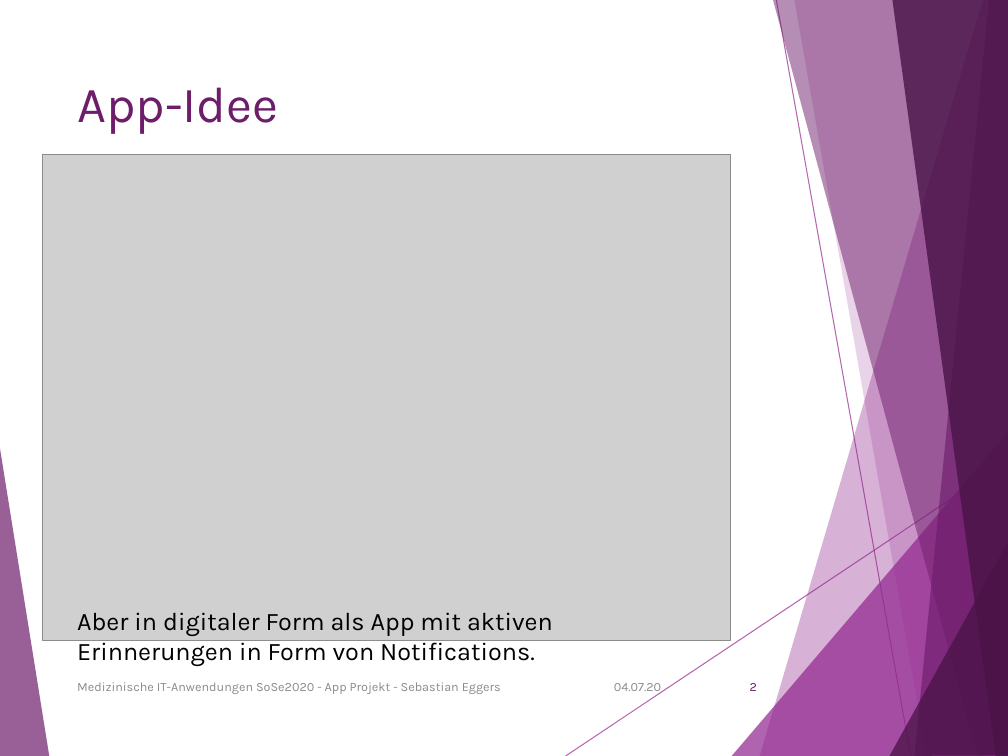
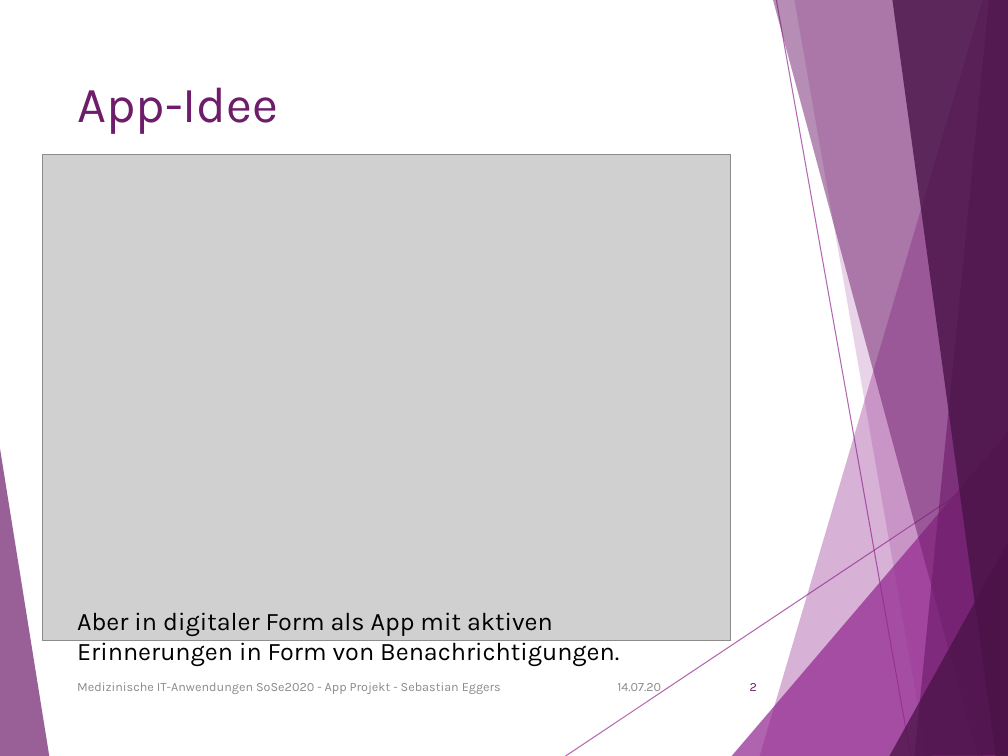
Before and after one commit to S-Eggers/MediAppSoSe2020, a slide deck: slide 3 of Medizinische IT-Anwendungen App Präsentation.pptx. Drawn at 1008x756 pixels with LibreOffice and Linux fonts; fonts in the diff are those of the drawing; grey boxes stand for pictures. Boxes give left, top, right and bottom in pixels: in the first picture for what was removed or moved away, otherwise in the second. Text is boxed around its words. In the diff, an @@ line names an element or a change of style, - is before the commit and + after.

```diff
--- a/Medizinische IT-Anwendungen App Präsentation.pptx
+++ b/Medizinische IT-Anwendungen App Präsentation.pptx
@@ text at (77, 612, 619, 667): text changed @@
-Aber in digitaler Form als App mit aktiven Erinnerungen in Form von Notifications.
+Aber in digitaler Form als App mit aktiven Erinnerungen in Form von Benachrichtigungen.
@@ text at (617, 683, 661, 694): text changed @@
-04.07.20
+14.07.20
```
Also in this commit, not shown: 10 other slides changed, 1 other file.
